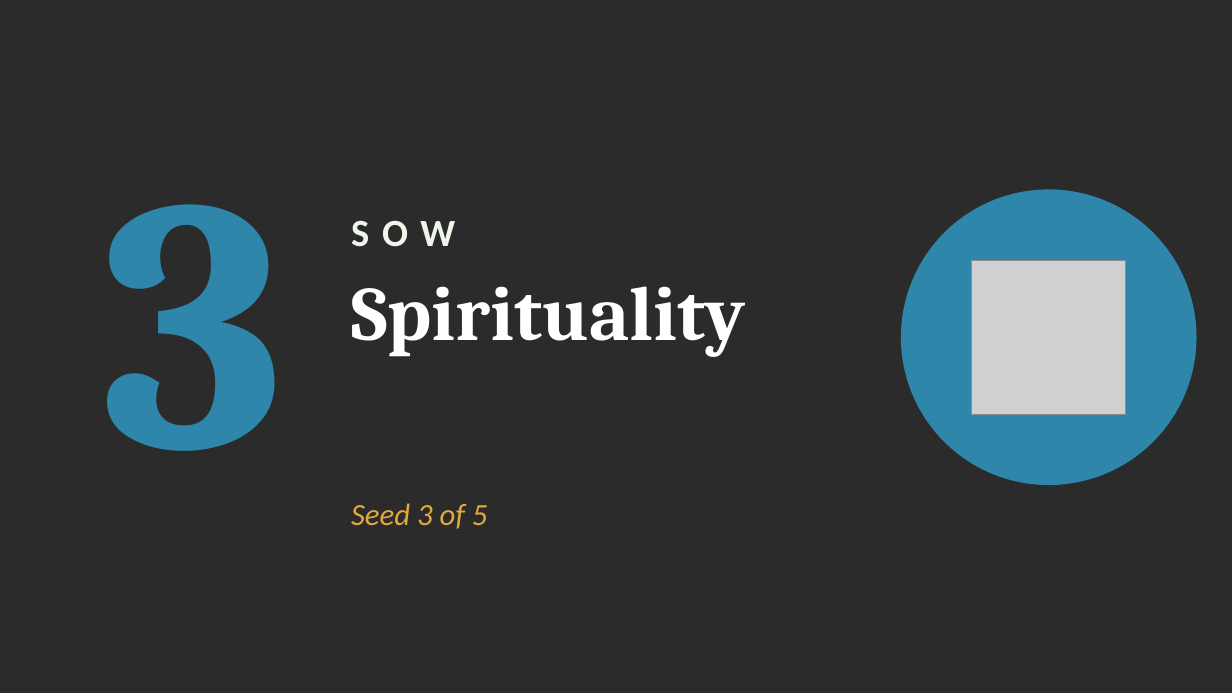
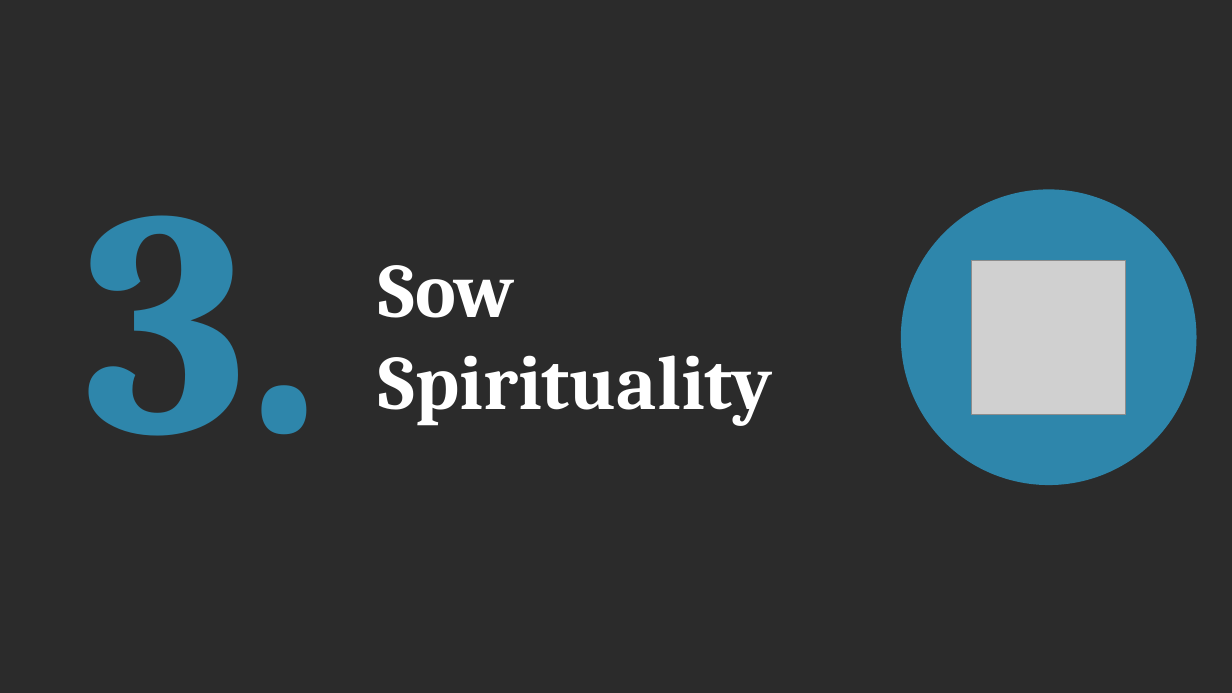
Before and after one commit to FactoJanrenzo/demohub, a slide deck: slide 14 of presentation/Sowing-the-Best.pptx. Drawn at 1232x693 pixels with LibreOffice and Linux fonts; fonts in the diff are those of the drawing; grey boxes stand for pictures; background and template pictures are left out; a plain dark background stands for a picture behind light text. Boxes give left, top, right and bottom in pixels: in the first picture for what was removed or moved away, otherwise in the second. Text is boxed around its words. In the diff, an @@ line names an element or a change of style, - is before the commit and + after.

```diff
--- a/presentation/Sowing-the-Best.pptx
+++ b/presentation/Sowing-the-Best.pptx
@@ text "Sow Spirituality" at (x1=379, y1=265, x2=773, y2=426): vertical alignment top to middle @@
@@ text at (x1=85, y1=215, x2=322, y2=436): text changed; size 280 to 250 pt @@
-3
+3.
@@ text removed at (x1=351, y1=220, x2=455, y2=247) @@
-SOW
@@ text at (x1=379, y1=265, x2=773, y2=426): text changed @@
-Spirituality
+Sow Spirituality
@@ text removed at (x1=351, y1=503, x2=488, y2=529) @@
-Seed 3 of 5
```
Also in this commit, not shown: 25 other slides changed, 2 slides added, 3 slides removed, 2 other files.
